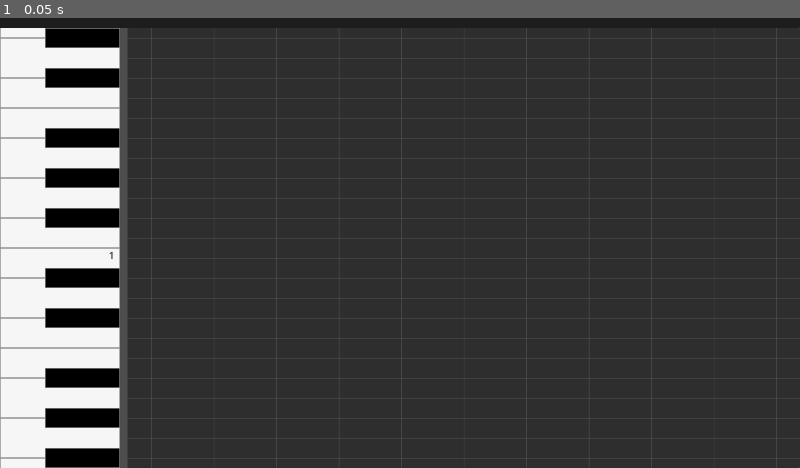
Above: before the commit, frame 1.
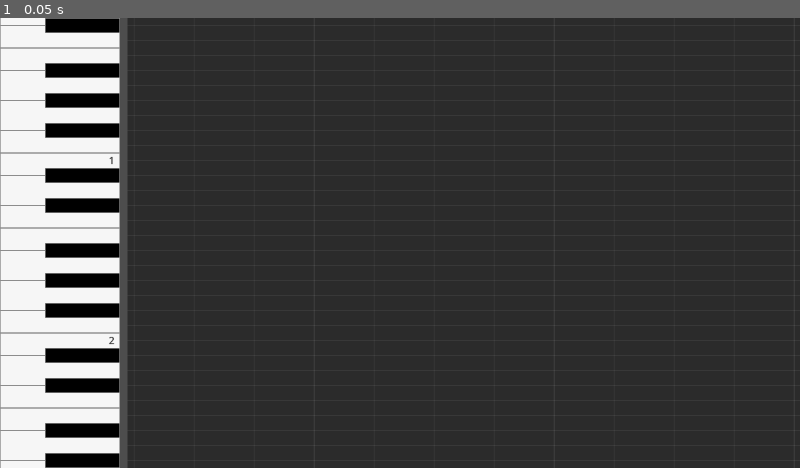
Above: after the commit, the same moment.

Repository: molor824/Synthoza
Game: Godot game, scene res://main.tscn
Same seed, same stepped clock (60 frames per second), same inputs: the game is played once before the commit and once after it.
Inputs:
- Up to frame 1 (0.05 s): no input

The runs differ from the first frame. In frame 1, 6.3% of the frame differs, in the area x 0-100%, y 0-100%.

Commit message:
Rollback to not using seperate ruler

Diff:
--- /dev/null
+++ b/default_theme.tres
@@ -0,0 +1,3 @@
+[gd_resource type="Theme" format=3 uid="uid://cl8sb2gflfx3s"]
+
+[resource]
--- a/project.godot
+++ b/project.godot
@@ -33,6 +33,10 @@
 
 project/assembly_name="synthoza"
 
+[gui]
+
+theme/custom="uid://cl8sb2gflfx3s"
+
 [input]
 
 editor_drag={
--- a/scenes/piano_roll/piano_roll.tscn
+++ b/scenes/piano_roll/piano_roll.tscn
@@ -2,8 +2,10 @@
 
 [ext_resource type="Script" uid="uid://dx662s1i3ehgk" path="res://scripts/piano_roll/piano_roll.gd" id="1_73ve1"]
 [ext_resource type="Script" uid="uid://b4ddtjjobs5dg" path="res://scripts/piano_roll/piano.gd" id="2_dx10r"]
-[ext_resource type="StyleBox" uid="uid://di6aesgt4u0dy" path="res://styles/piano_roll/ruler_background.tres" id="3_crors"]
 [ext_resource type="Script" uid="uid://c04ky6upsu1dr" path="res://scripts/piano_roll/note_grid.gd" id="4_qch7j"]
+
+[sub_resource type="StyleBoxFlat" id="StyleBoxFlat_73ve1"]
+bg_color = Color(0.16924527, 0.16924533, 0.16924518, 1)
 
 [node name="PianoRoll" type="Control" unique_id=235370985]
 layout_mode = 3
@@ -13,9 +15,30 @@
 grow_horizontal = 2
 grow_vertical = 2
 script = ExtResource("1_73ve1")
+_note_size = Vector2(96, 24)
 metadata/_custom_type_script = "uid://dx662s1i3ehgk"
 
-[node name="VBoxContainer" type="VBoxContainer" parent="." unique_id=840627675]
+[node name="HSplitContainer" type="HSplitContainer" parent="." unique_id=1405871536]
+layout_mode = 0
+offset_right = 1280.0
+offset_bottom = 720.0
+size_flags_horizontal = 3
+size_flags_vertical = 3
+focus_behavior_recursive = 1
+split_offsets = PackedInt32Array(192)
+split_offset = 192
+
+[node name="Piano" type="Control" parent="HSplitContainer" unique_id=276767138 node_paths=PackedStringArray("_octave_scroll", "_piano")]
+clip_contents = true
+custom_minimum_size = Vector2(128, 0)
+layout_mode = 2
+size_flags_vertical = 3
+mouse_filter = 1
+script = ExtResource("2_dx10r")
+_octave_scroll = NodePath("OctaveScroll")
+_piano = NodePath("../..")
+
+[node name="OctaveScroll" type="VBoxContainer" parent="HSplitContainer/Piano" unique_id=1662696469]
 layout_mode = 1
 anchors_preset = 15
 anchor_right = 1.0
@@ -24,46 +47,15 @@
 grow_vertical = 2
 theme_override_constants/separation = 0
 
-[node name="Panel" type="Panel" parent="VBoxContainer" unique_id=224279331]
-custom_minimum_size = Vector2(0, 16)
-layout_mode = 2
-theme_override_styles/panel = ExtResource("3_crors")
-
-[node name="HSplitContainer" type="HSplitContainer" parent="VBoxContainer" unique_id=1405871536]
-layout_mode = 2
-size_flags_horizontal = 3
-size_flags_vertical = 3
-focus_behavior_recursive = 1
-split_offsets = PackedInt32Array(192)
-split_offset = 192
-
-[node name="Piano" type="Control" parent="VBoxContainer/HSplitContainer" unique_id=276767138 node_paths=PackedStringArray("_octave_scroll", "_piano")]
-clip_contents = true
-custom_minimum_size = Vector2(128, 0)
-layout_mode = 2
-size_flags_vertical = 3
-mouse_filter = 1
-script = ExtResource("2_dx10r")
-_octave_scroll = NodePath("OctaveScroll")
-_piano = NodePath("../../..")
-
-[node name="OctaveScroll" type="VBoxContainer" parent="VBoxContainer/HSplitContainer/Piano" unique_id=1662696469]
-layout_mode = 1
-anchors_preset = 15
-anchor_right = 1.0
-anchor_bottom = 1.0
-grow_horizontal = 2
-grow_vertical = 2
-theme_override_constants/separation = 0
-
-[node name="Roll" type="Panel" parent="VBoxContainer/HSplitContainer" unique_id=336352109]
+[node name="Roll" type="Panel" parent="HSplitContainer" unique_id=336352109]
 clip_contents = true
 layout_mode = 2
 size_flags_horizontal = 3
 size_flags_vertical = 3
 mouse_filter = 1
+theme_override_styles/panel = SubResource("StyleBoxFlat_73ve1")
 
-[node name="NoteGrid" type="Control" parent="VBoxContainer/HSplitContainer/Roll" unique_id=1001421149 node_paths=PackedStringArray("_piano_roll", "_vertical_container", "_horizontal_container")]
+[node name="NoteGrid" type="Control" parent="HSplitContainer/Roll" unique_id=1001421149 node_paths=PackedStringArray("_piano_roll", "_vertical_container", "_horizontal_container")]
 layout_mode = 1
 anchors_preset = 15
 anchor_right = 1.0
@@ -73,11 +65,11 @@
 size_flags_vertical = 3
 mouse_filter = 1
 script = ExtResource("4_qch7j")
-_piano_roll = NodePath("../../../..")
+_piano_roll = NodePath("../../..")
 _vertical_container = NodePath("HBoxContainer")
 _horizontal_container = NodePath("VBoxContainer")
 
-[node name="VBoxContainer" type="VBoxContainer" parent="VBoxContainer/HSplitContainer/Roll/NoteGrid" unique_id=1558012135]
+[node name="VBoxContainer" type="VBoxContainer" parent="HSplitContainer/Roll/NoteGrid" unique_id=1558012135]
 layout_mode = 1
 anchors_preset = 15
 anchor_right = 1.0
@@ -86,7 +78,7 @@
 grow_vertical = 2
 theme_override_constants/separation = 0
 
-[node name="HBoxContainer" type="HBoxContainer" parent="VBoxContainer/HSplitContainer/Roll/NoteGrid" unique_id=2030905197]
+[node name="HBoxContainer" type="HBoxContainer" parent="HSplitContainer/Roll/NoteGrid" unique_id=2030905197]
 layout_mode = 1
 anchors_preset = 15
 anchor_right = 1.0
